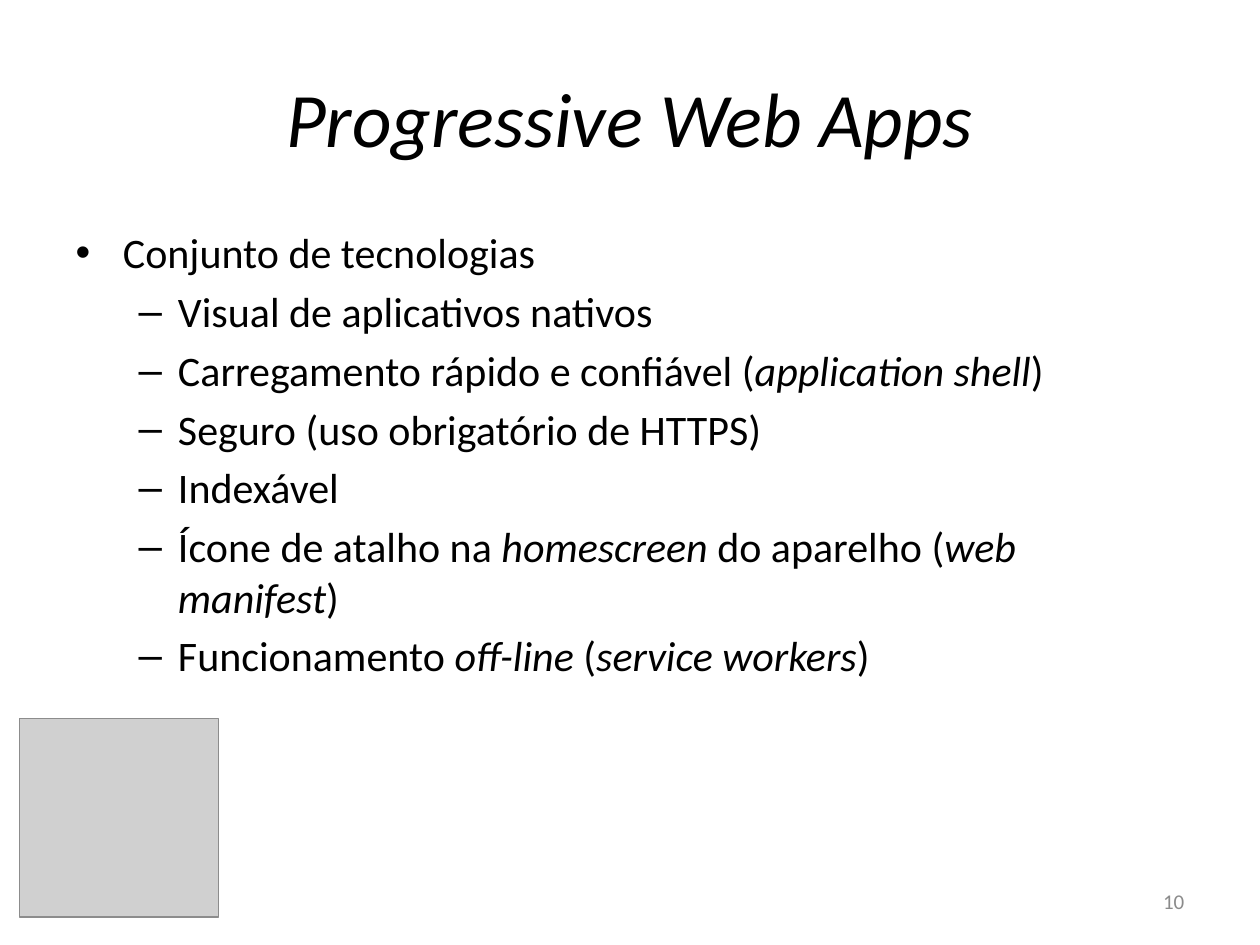
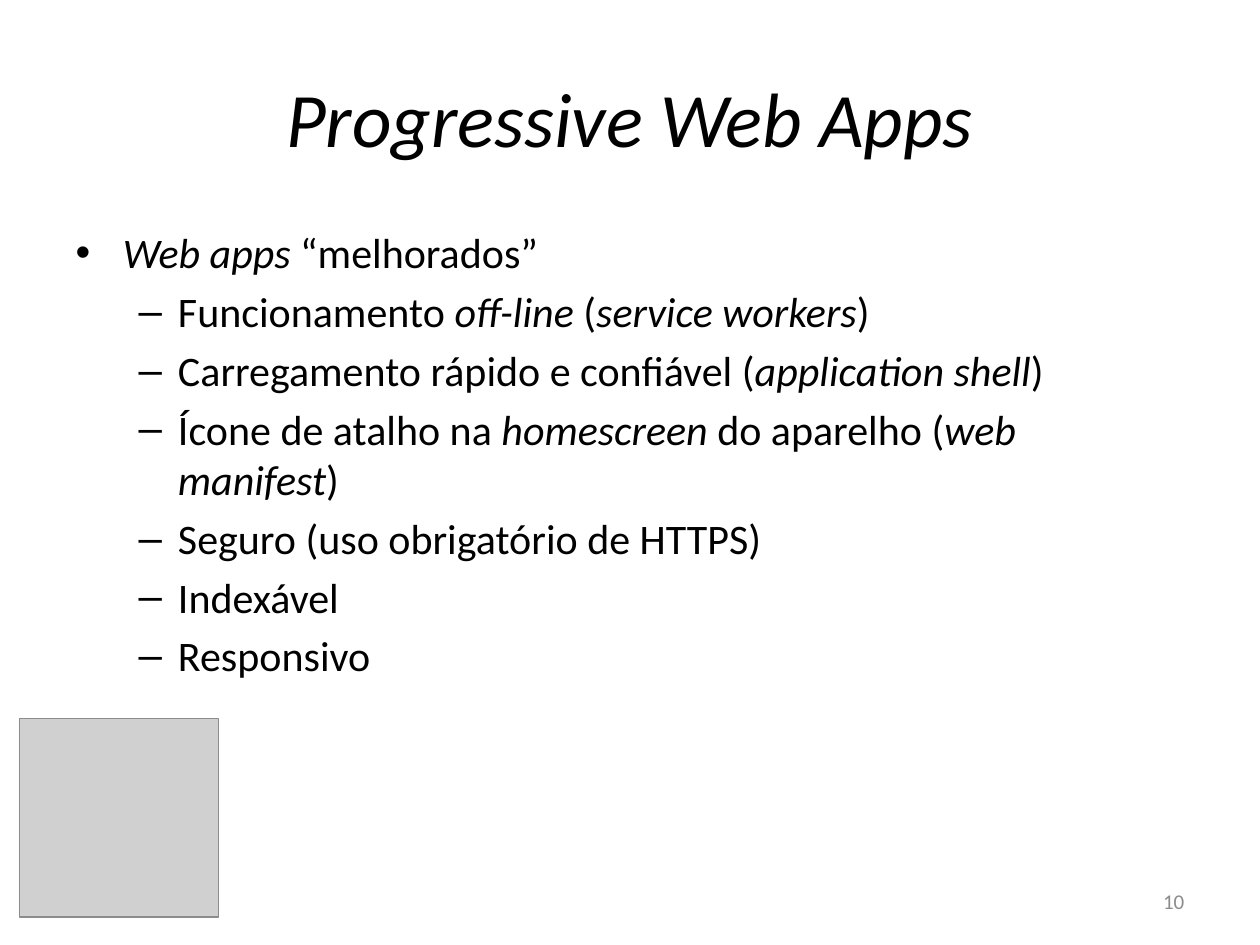
Before and after one commit to rfc410/tcc, a slide deck: slide 10 of apresentacao.pptx. Drawn at 1260x945 pixels with LibreOffice and Linux fonts; fonts in the diff are those of the drawing; grey boxes stand for pictures. Boxes give left, top, right and bottom in pixels: in the first picture for what was removed or moved away, otherwise in the second. Text is boxed around its words. In the diff, an @@ line names an element or a change of style, - is before the commit and + after.

Commit message:
Sat Jun 17 2017 23:02:41

```diff
--- a/apresentacao.pptx
+++ b/apresentacao.pptx
@@ text at (123, 238, 869, 333): text changed; italic on @@
-• Conjunto de tecnologias
-  – Visual de aplicativos nativos
+• Web apps “melhorados”
+  – Funcionamento off-line (service workers)
@@ text at (178, 410, 1017, 501): paragraph added @@
+  – Ícone de atalho na homescreen do aparelho (web manifest)
@@ text at (178, 642, 370, 678): text changed; italic off @@
-  – Ícone de atalho na homescreen do aparelho (web manifest)
-  – Funcionamento off-line (service workers)
+  – Responsivo
```
Also in this commit, not shown: 2 other slides changed.
